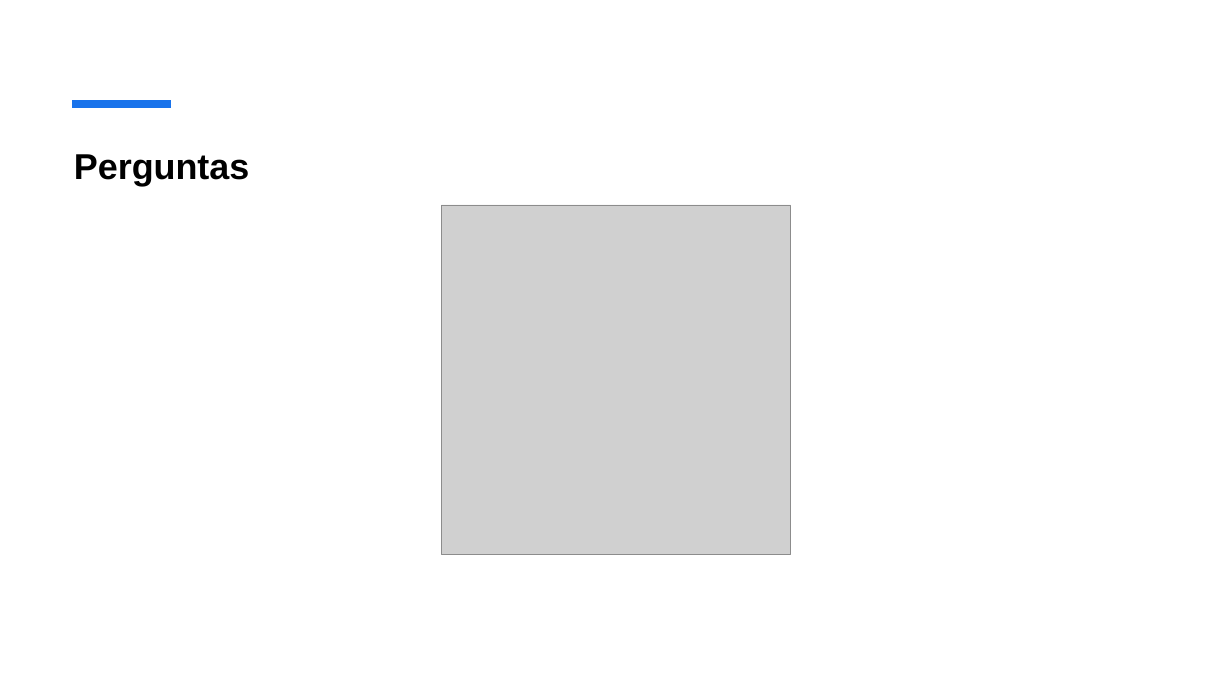
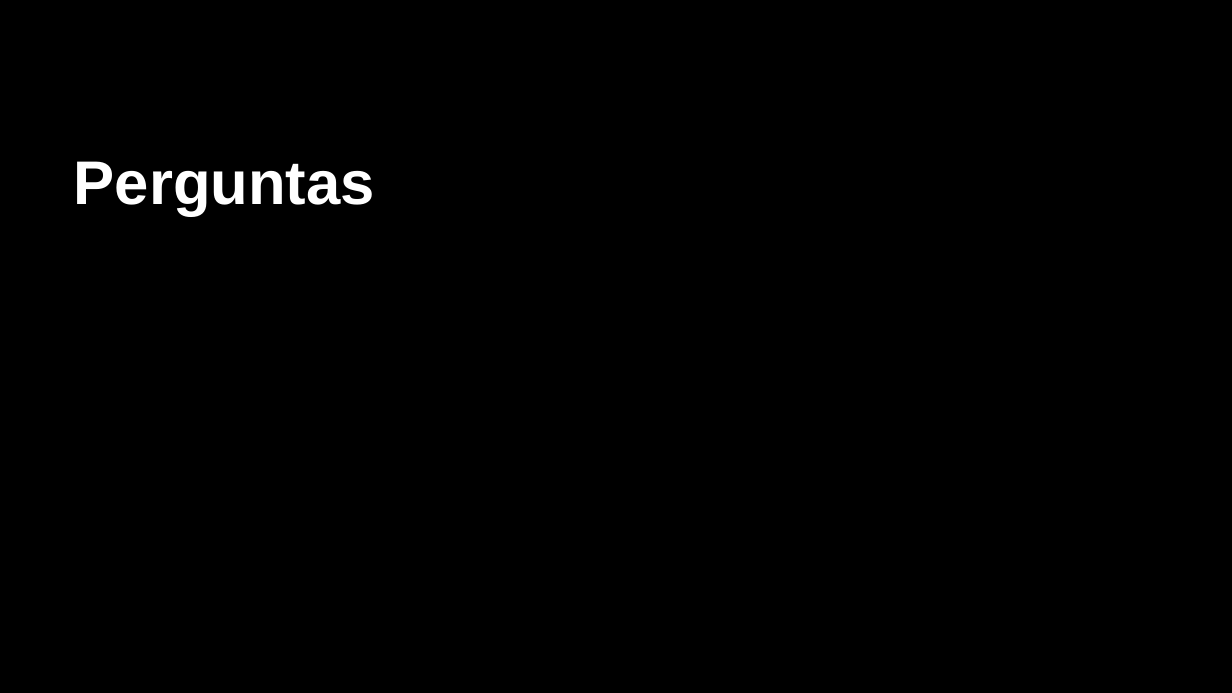
Before and after one commit to guilhermepepa/FIA-Projeto-Final, a slide deck: slide 13 of documentacoes/Apresentação_Projeto_Final.pptx (slide 12 before the commit). Drawn at 1232x693 pixels with LibreOffice and Linux fonts; fonts in the diff are those of the drawing; grey boxes stand for pictures; background and template pictures are left out. Boxes give left, top, right and bottom in pixels: in the first picture for what was removed or moved away, otherwise in the second. Text is boxed around its words. In the diff, an @@ line names an element or a change of style, - is before the commit and + after.

Commit message:
alteração ppt + Mudaança end line sequence de CRLF para LF

```diff
--- a/documentacoes/Apresentação_Projeto_Final.pptx
+++ b/documentacoes/Apresentação_Projeto_Final.pptx
@@ background #FFFFFF to picture (left out) @@
@@ line removed from (72, 104) to (171, 104) @@
@@ title "Perguntas" at (74,161,375,216): size 28 to 48 pt, text colour #000000 to #FFFFFF @@
@@ picture removed at (442,205,791,555) @@
```
Also in this commit, not shown: 8 other slides changed, 4 slides added, 3 slides removed, 1 other file.
